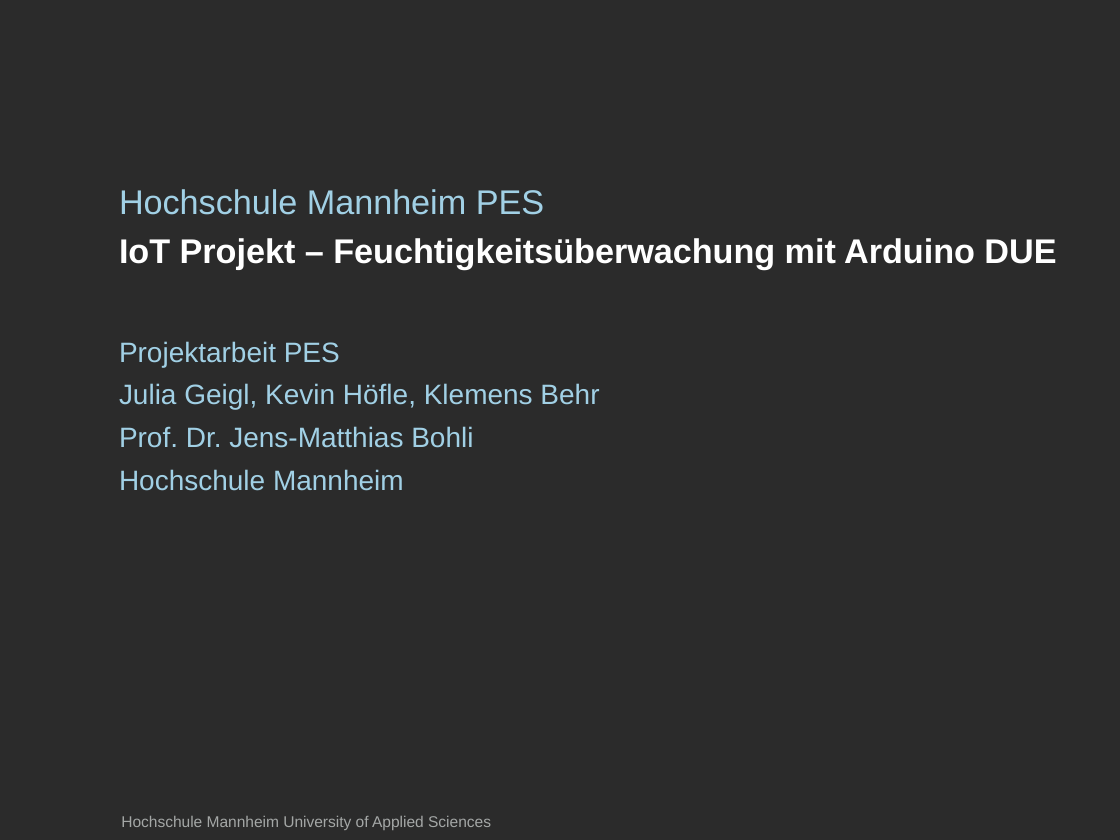
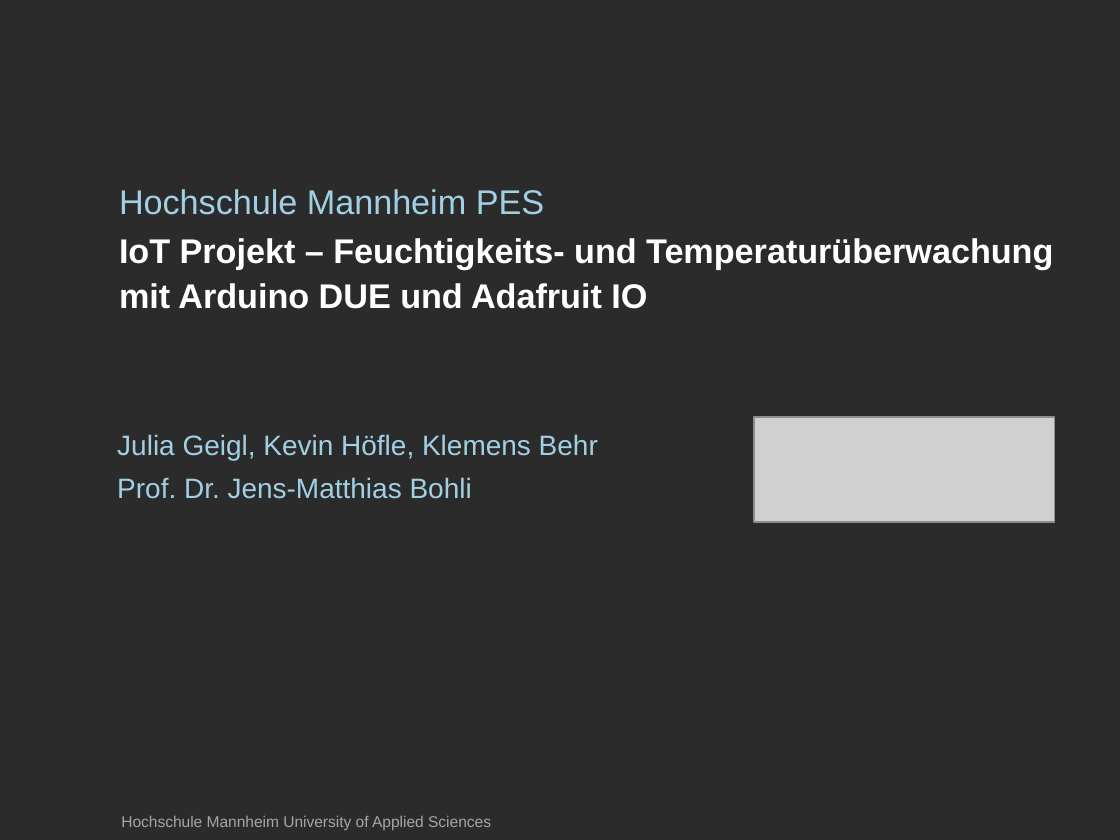
Before and after one commit to ProjektlaborEmbeddedSecurity/Presentation, a slide deck: slide 1 of PES_FH_VERS.pptx. Drawn at 1120x840 pixels with LibreOffice and Linux fonts; fonts in the diff are those of the drawing; grey boxes stand for pictures; background and template pictures are left out; a plain dark background stands for a picture behind light text. Boxes give left, top, right and bottom in pixels: in the first picture for what was removed or moved away, otherwise in the second. Text is boxed around its words. In the diff, an @@ line names an element or a change of style, - is before the commit and + after.

Commit message:
Deckblatt geändert

```diff
--- a/PES_FH_VERS.pptx
+++ b/PES_FH_VERS.pptx
@@ title at (119, 238, 1053, 309): text changed @@
-IoT Projekt – Feuchtigkeitsüberwachung mit Arduino DUE
+IoT Projekt – Feuchtigkeits- und Temperaturüberwachung mit Arduino DUE und Adafruit IO
@@ subtitle at (119, 341, 340, 367): paragraph removed @@
-Projektarbeit PES
@@ picture added at (754, 417, 1055, 522) @@
@@ subtitle "Julia Geigl, Kevin Höfle, Klemens ...": place and size @@
-subtitle "Julia Geigl, Kevin Höfle, Klemens ..." at (119, 341, 599, 491)
+subtitle "Julia Geigl, Kevin Höfle, Klemens ..." at (117, 434, 598, 499)
@@ subtitle at (119, 469, 404, 491): paragraph removed @@
-Hochschule Mannheim
```
